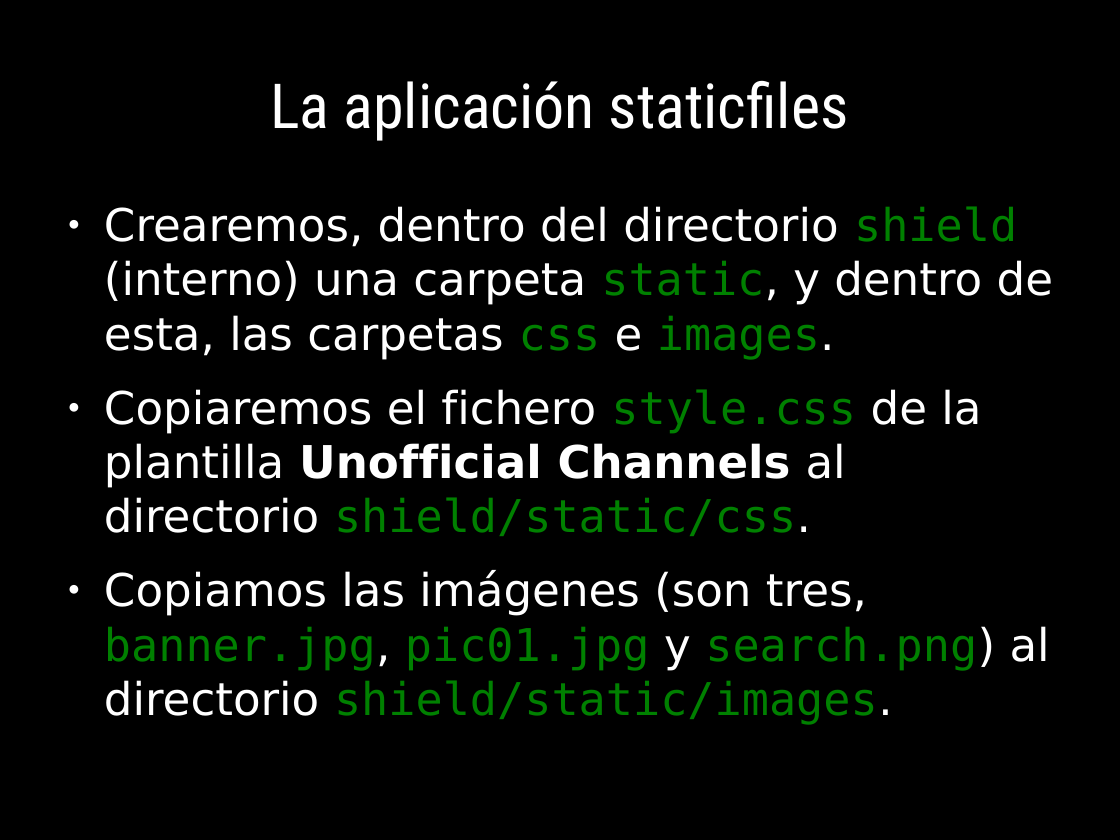
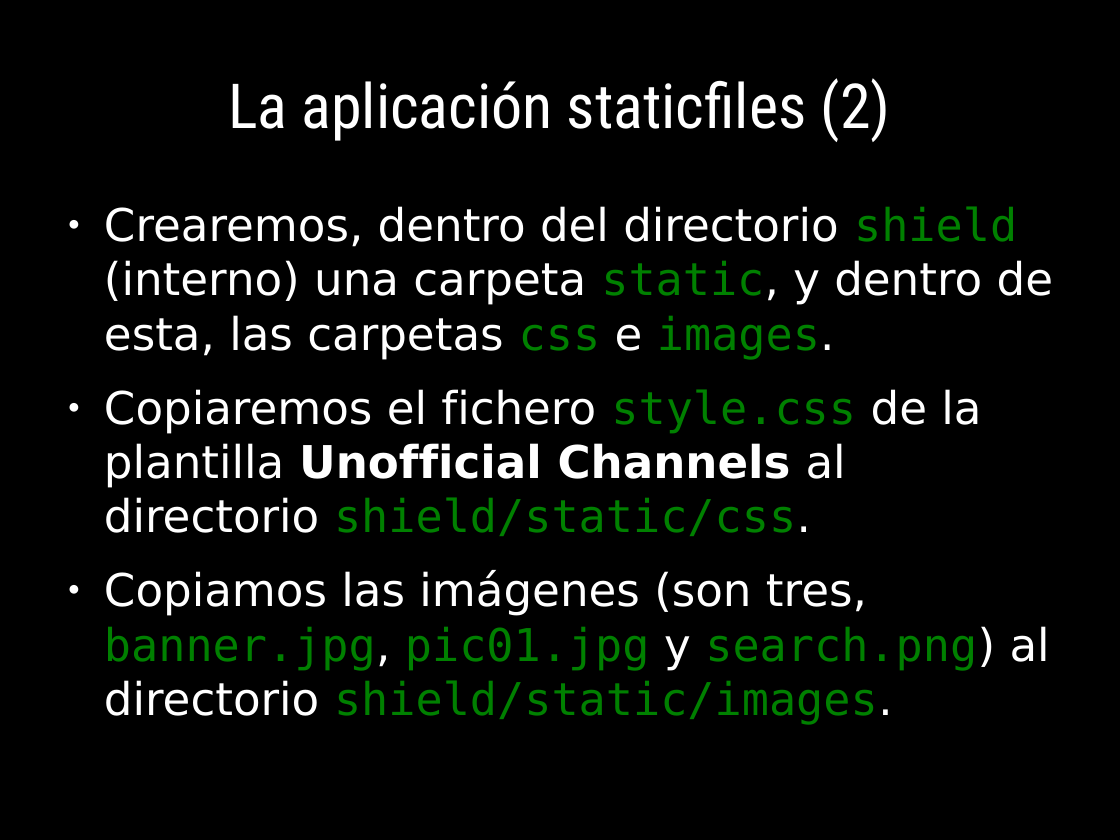
Before and after one commit to euribates/curso-django, a slide deck: slide 68 of presentacion/curso_django.odp (slide 67 before the commit). Drawn at 1120x840 pixels with LibreOffice and Linux fonts; fonts in the diff are those of the drawing. Boxes give left, top, right and bottom in pixels: in the first picture for what was removed or moved away, otherwise in the second. Text is boxed around its words. In the diff, an @@ line names an element or a change of style, - is before the commit and + after.

Commit message:
+ Terminada la presentaci?n, falta revisar y publicar
+ La aplicaci?n de ejemplo "shield" se ha pasada a un
  repositorio propio en mercurial:
  https://bitbucket.org/euribates/shield

```diff
--- a/presentacion/curso_django.odp
+++ b/presentacion/curso_django.odp
@@ title at (x1=228, y1=78, x2=891, y2=142): text changed @@
-La aplicación staticfiles
+La aplicación staticfiles (2)
```
Also in this commit, not shown: 4 other slides changed, 26 slides added, 22 other files.
